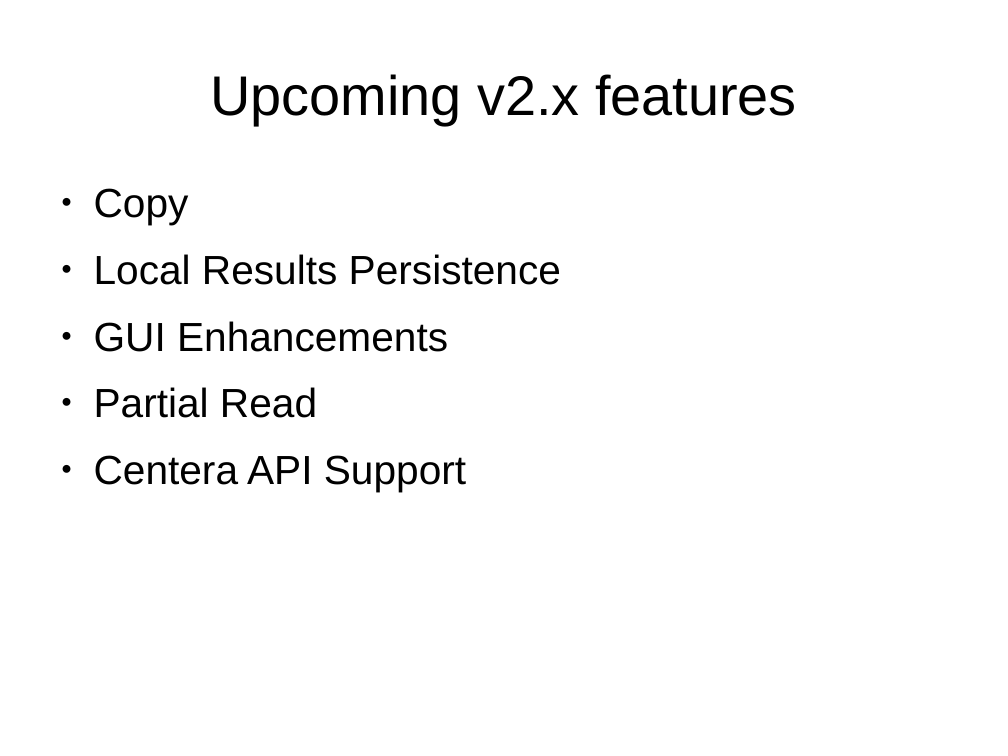
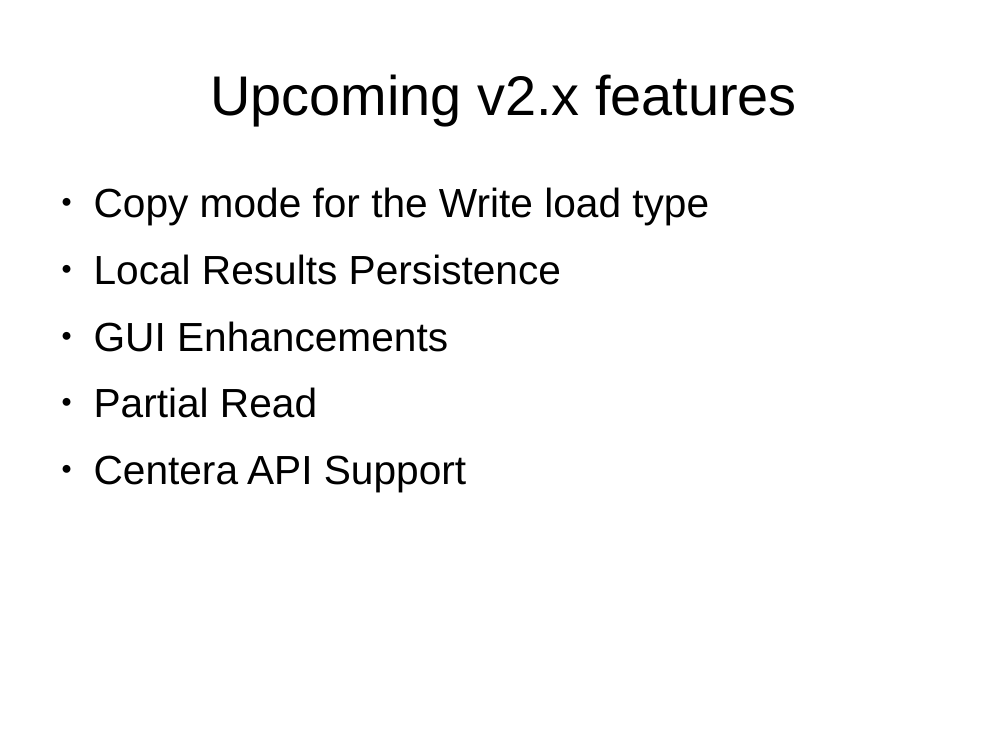
Before and after one commit to emc-mongoose/mongoose, a slide deck: slide 18 of doc/mongoosev2.odp. Drawn at 1008x756 pixels with LibreOffice and Linux fonts; fonts in the diff are those of the drawing. Boxes give left, top, right and bottom in pixels: in the first picture for what was removed or moved away, otherwise in the second. Text is boxed around its words. In the diff, an @@ line names an element or a change of style, - is before the commit and + after.

```diff
--- a/doc/mongoosev2.odp
+++ b/doc/mongoosev2.odp
@@ text at [94, 187, 709, 225]: text changed @@
-● Copy
+● Copy mode for the Write load type
```
Also in this commit, not shown: 1 other slide changed.
